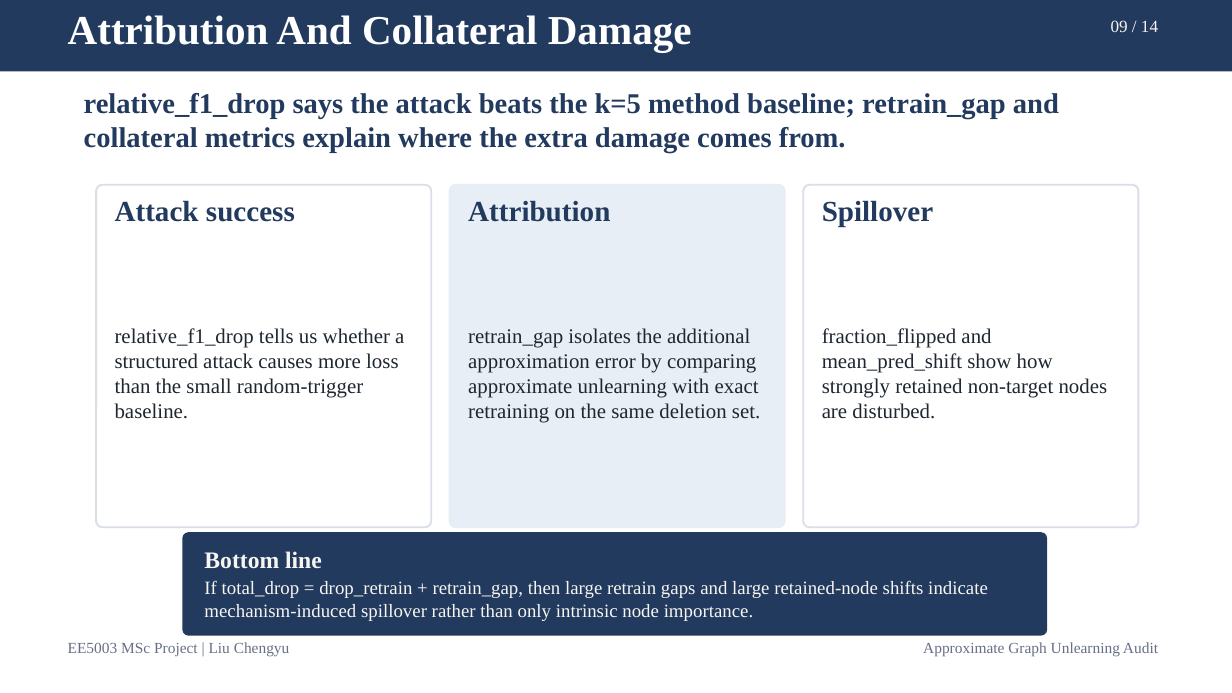
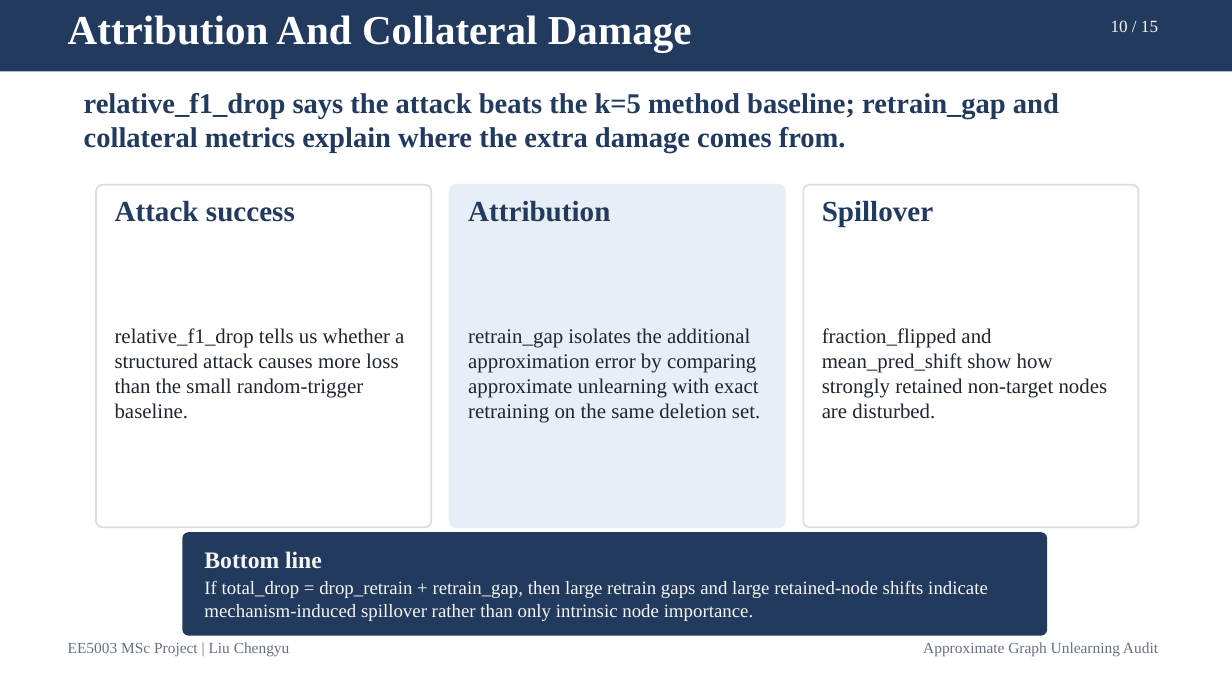
Before and after one commit to lelelelelelelelelelelelele/OpenGU, a slide deck: slide 10 of GULib-master/report/0417_5003report/ppt/out-test/final_15min_defense.pptx (slide 9 before the commit). Drawn at 1232x693 pixels with LibreOffice and Linux fonts; fonts in the diff are those of the drawing. Boxes give left, top, right and bottom in pixels: in the first picture for what was removed or moved away, otherwise in the second. Text is boxed around its words. In the diff, an @@ line names an element or a change of style, - is before the commit and + after.

```diff
--- a/GULib-master/report/0417_5003report/ppt/out-test/final_15min_defense.pptx
+++ b/GULib-master/report/0417_5003report/ppt/out-test/final_15min_defense.pptx
@@ text at <box>1111,20,1158,32</box>: text changed @@
-09 / 14
+10 / 15
```
Also in this commit, not shown: 12 other slides changed, 1 slide added, 6 other files.
